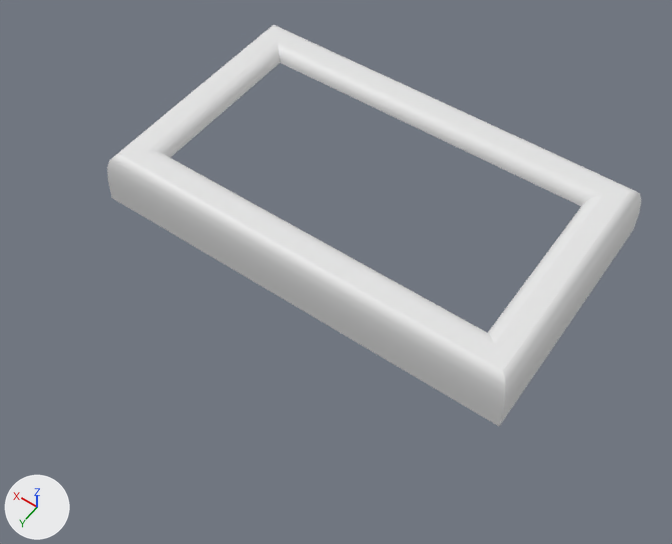
The OBJ model Assets/Models/Frame.obj as it was, and as the next commit left it.
Both versions are drawn from a camera (50 mm lens) standing at (-1.49, 2.34, 2.92) and looking at (-0.08, 0.36, -0.19). The axes (+X, +Y, +Z) are drawn at lower left. The lights are the same throughout. Where no turn or scale is listed for an object, it has been applied to the vertices.

The older version as bpy lines, for what is in view:
```python
me_frame = bpy.data.meshes.new('Frame')
me_frame.from_pydata(...)  # 48 vertices, 48 faces; spans x -1.0..1.0, y -0.6..0.6, z -0.2..0.06
ob_frame = bpy.data.objects.new('Frame', me_frame)
ob_frame.location = (0.0, 0.0, 0.0)
```
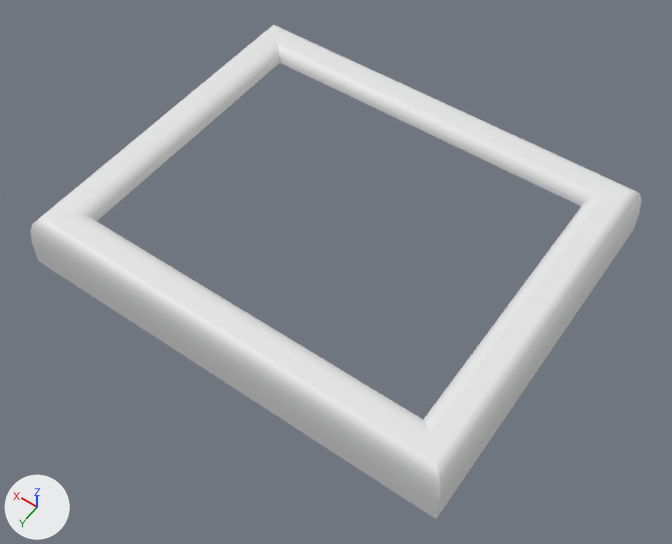
The newer file is also turned or shifted as a whole; pictures and numbers use the older file's frame.

What changed in the scene script:
```text
Change me_frame:
    where me_frame.from_pydata(...)  # 48 vertices, 48 faces; spans x -1.0..1.0, y -0.6..0.6, z -0.2..0.06
    used by ob_frame; location = (0.0, 0.0, 0.0)
    me_frame part 1: all 24 vertices in x -1.0..1.0, y 0.4..0.6, z -0.2..0.06 are moved by (0.0, 0.45, 0.0)
```

Changed parts and their boxes [x1, y1, x2, y2] in the pictures (672 x 544 px):
'Frame', reshaped (14% wider, 23% taller)
    before: [107, 25, 641, 426]
    after: [30, 25, 641, 519]
